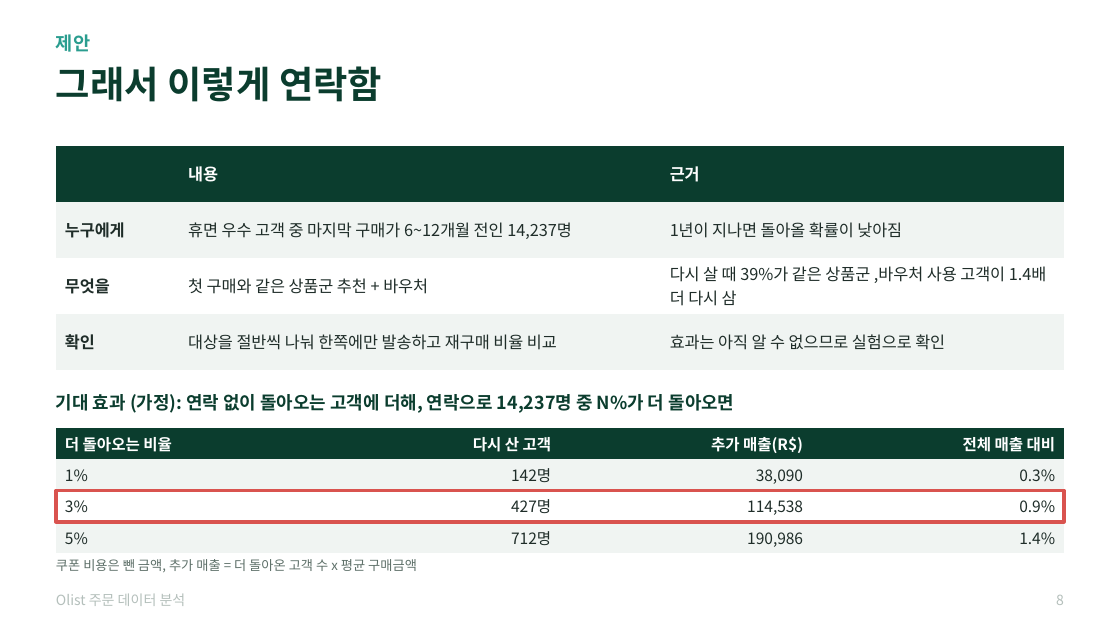
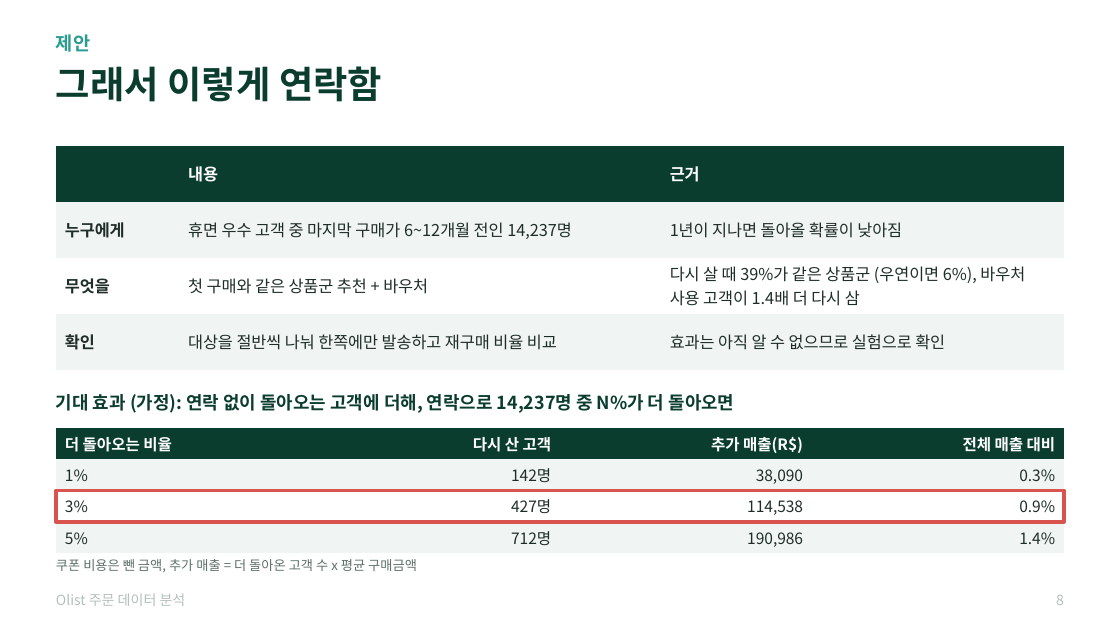
Before and after one commit to taejungjang/olist-customer-analysis, a slide deck: slide 8 of olist_분석_포트폴리오.pptx. Drawn at 1120x630 pixels with LibreOffice and Linux fonts; fonts in the diff are those of the drawing. Boxes give left, top, right and bottom in pixels: in the first picture for what was removed or moved away, otherwise in the second. Text is boxed around its words. In the diff, an @@ line names an element or a change of style, - is before the commit and + after.

```diff
--- a/olist_분석_포트폴리오.pptx
+++ b/olist_분석_포트폴리오.pptx
@@ table at (x1=56, y1=146, x2=1064, y2=370) @@
-row 3, column 3: 다시 살 때 39%가 같은 상품군 ,바우처 사용 고객이 1.4배 더 다시 삼
+row 3, column 3: 다시 살 때 39%가 같은 상품군 (우연이면 6%), 바우처 사용 고객이 1.4배 더 다시 삼
```
Also in this commit, not shown: 5 other slides changed, 13 other files.
